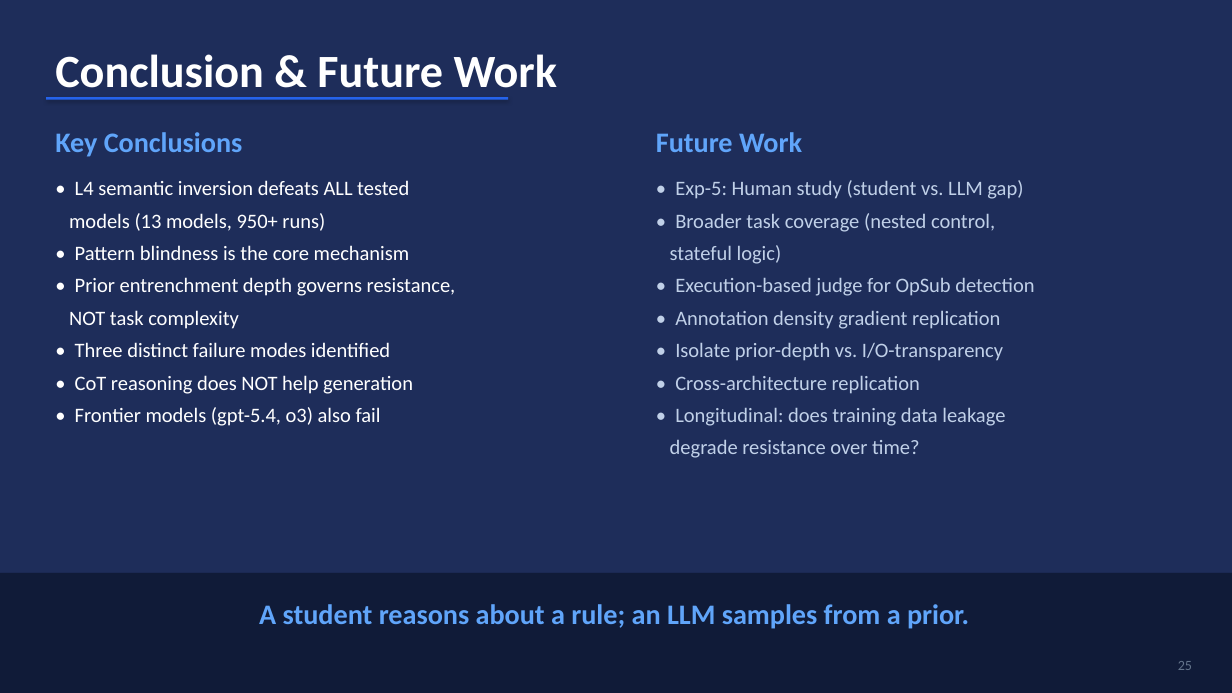
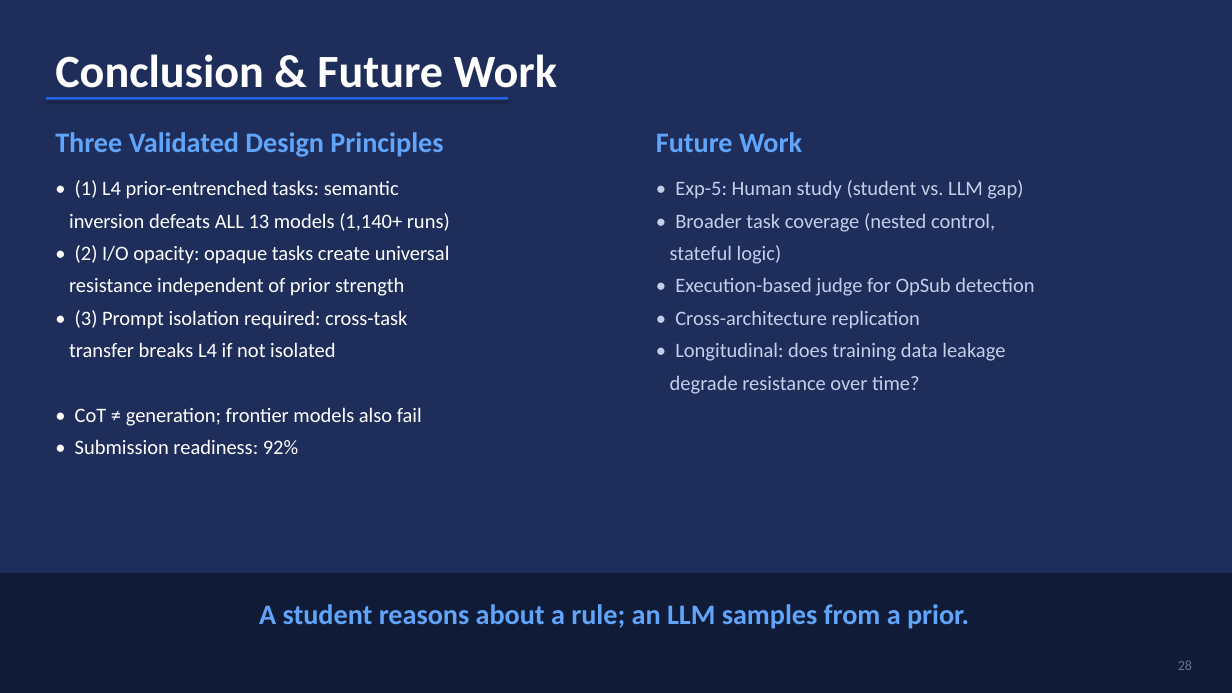
Before and after one commit to Jaeyeong-CHOI/cse307-open-project, a slide deck: slide 28 of presentation/research-slides-v2.pptx (slide 25 before the commit). Drawn at 1232x693 pixels with LibreOffice and Linux fonts; fonts in the diff are those of the drawing. Boxes give left, top, right and bottom in pixels: in the first picture for what was removed or moved away, otherwise in the second. Text is boxed around its words. In the diff, an @@ line names an element or a change of style, - is before the commit and + after.

```diff
--- a/presentation/research-slides-v2.pptx
+++ b/presentation/research-slides-v2.pptx
@@ text at [55,132,443,157]: text changed @@
-Key Conclusions
+Three Validated Design Principles
@@ text at [69,180,450,454]: text changed @@
-• L4 semantic inversion defeats ALL tested
-models (13 models, 950+ runs)
-• Pattern blindness is the core mechanism
-• Prior entrenchment depth governs resistance,
-NOT task complexity
-• Three distinct failure modes identified
-• CoT reasoning does NOT help generation
-• Frontier models (gpt-5.4, o3) also fail
+• (1) L4 prior-entrenched tasks: semantic
+inversion defeats ALL 13 models (1,140+ runs)
+• (2) I/O opacity: opaque tasks create universal
+resistance independent of prior strength
+• (3) Prompt isolation required: cross-task
+transfer breaks L4 if not isolated
+• CoT ≠ generation; frontier models also fail
+• Submission readiness: 92%
@@ text at [675,311,1003,361]: paragraphs removed @@
-• Annotation density gradient replication
-• Isolate prior-depth vs. I/O-transparency
@@ text at [1178,660,1192,670]: text changed @@
-25
+28
```
Also in this commit, not shown: 8 other slides changed, 3 slides added, 1 other file.
